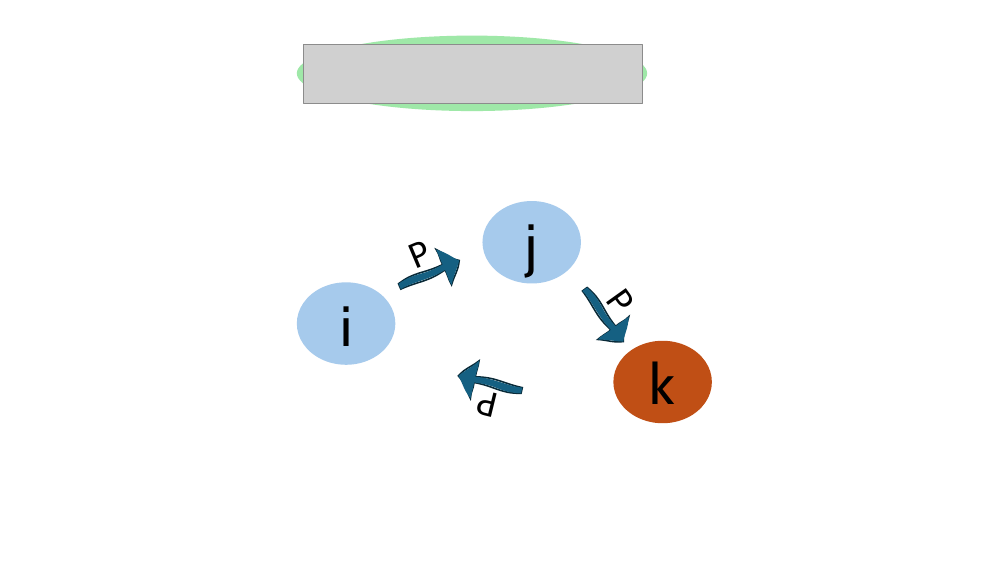
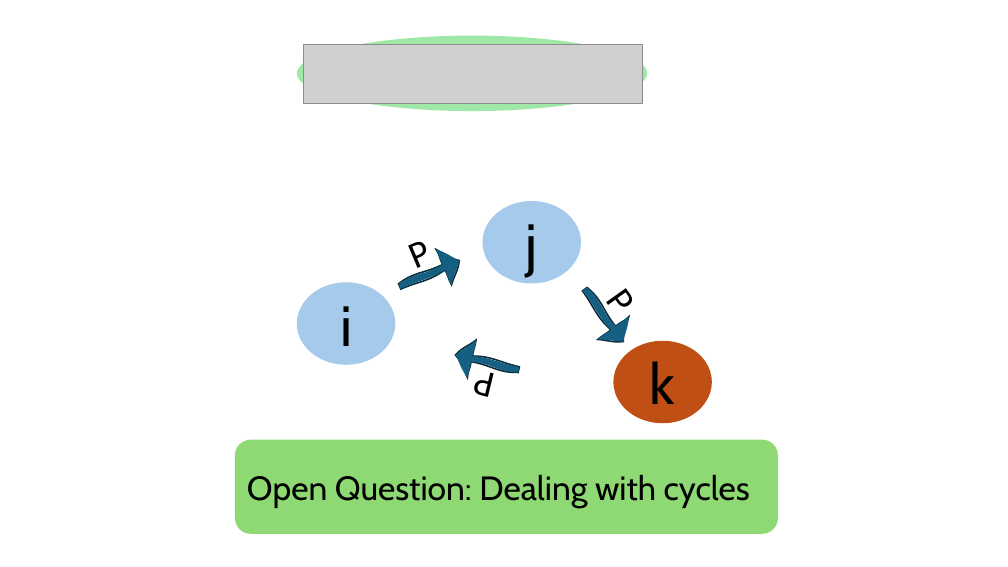
Before and after one commit to HaseebLUMS/Onyx-Presentation, a slide deck: slide 27 of tommy_hotnets_v2.pptx (slide 26 before the commit). Drawn at 1008x567 pixels with LibreOffice and Linux fonts; fonts in the diff are those of the drawing; grey boxes stand for pictures. Boxes give left, top, right and bottom in pixels: in the first picture for what was removed or moved away, otherwise in the second. Text is boxed around its words. In the diff, an @@ line names an element or a change of style, - is before the commit and + after.

```diff
--- a/tommy_hotnets_v2.pptx
+++ b/tommy_hotnets_v2.pptx
@@ freeform shape: place and size @@
-freeform shape at [454,357,526,409]
+freeform shape at [451,336,523,389]
@@ text "P": place and size @@
-text "P" at [480,389,499,417]
+text "P" at [477,368,496,397]
@@ rounded rectangle added at [235,440,778,535], fill #8ED973, 32 pt, text #000000 @@
+Open Question: Dealing with cycles
```
Also in this commit, not shown: 8 other slides changed, 1 slide added, 1 slide removed.
